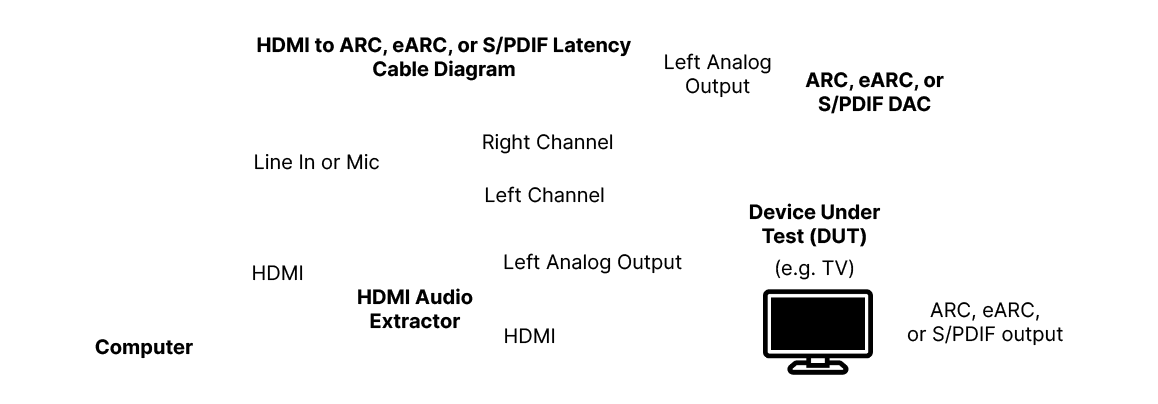
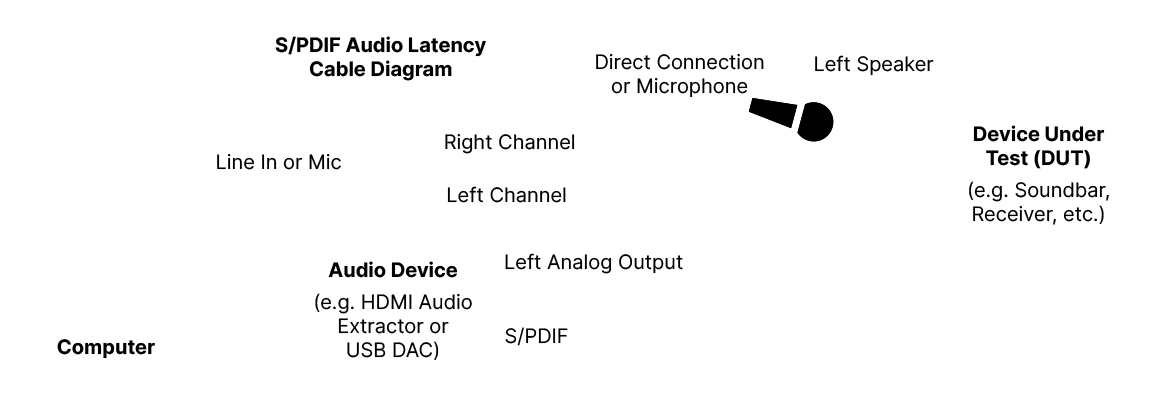
Layer changes from the first 1158x404 image to the second:
hid group "HDMI to Digital Audio" (41 layers) over [95, 36, 1063, 375]
painted on "HDMI to ARC, eARC, or S/PDIF Latency Cable Diagram" over [449, 54, 626, 81]
showed group "Examples with Speakers and Mic" (67 layers) over [57, 36, 1109, 361]
showed group "S/PDIF" (1st of 2, in "Examples with Speakers and Mic") (23 layers) over [217, 36, 1109, 361]
painted on "S/PDIF Audio Latency Cable Diagram" over [386, 36, 481, 81]
added layer "Device Under Test (DUT) (e.g. Soundbar, Receiver, etc.)" in group "S/PDIF" over [969, 125, 1109, 225]
painted on "Audio Device (e.g. HDMI Audio Extractor or USB DAC)" over [369, 261, 433, 264]
